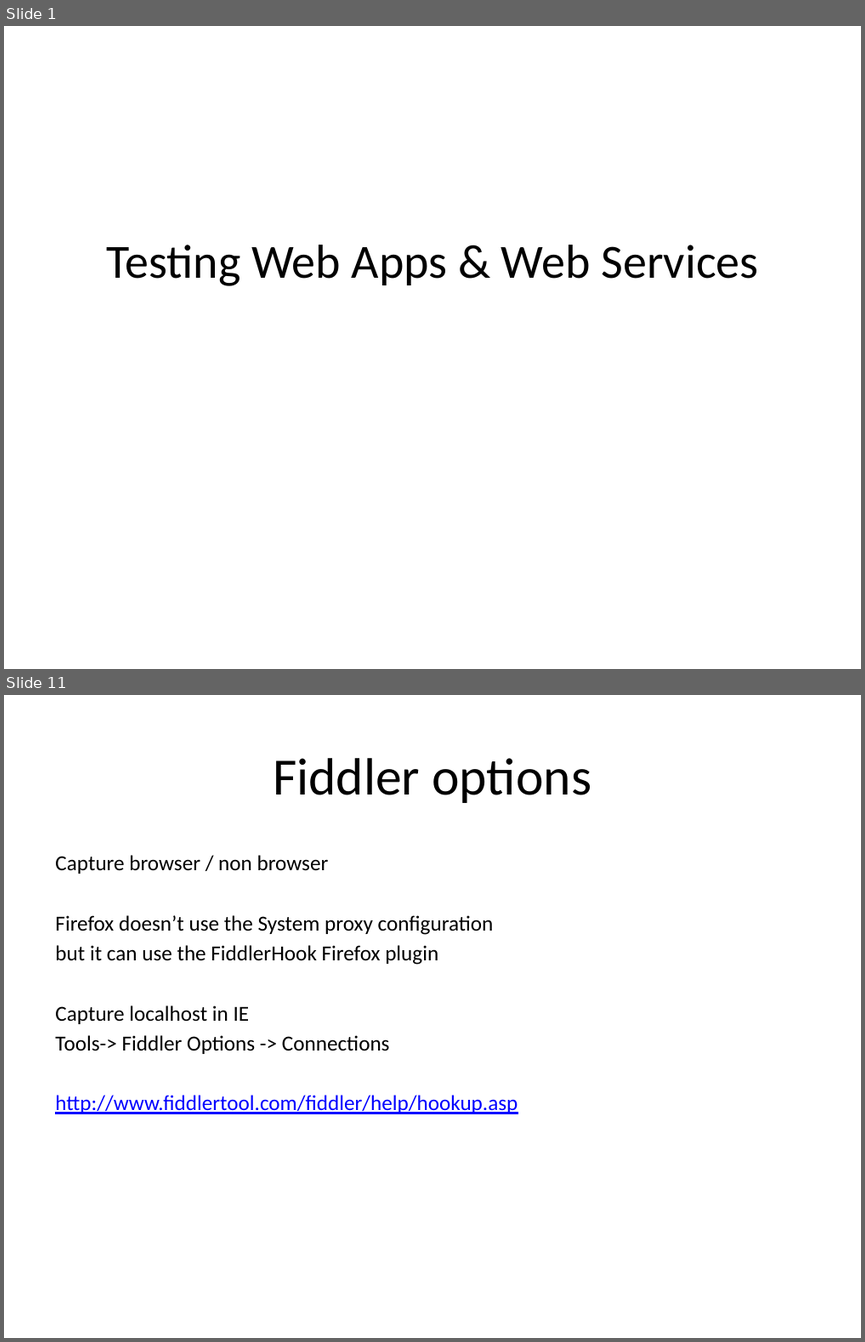
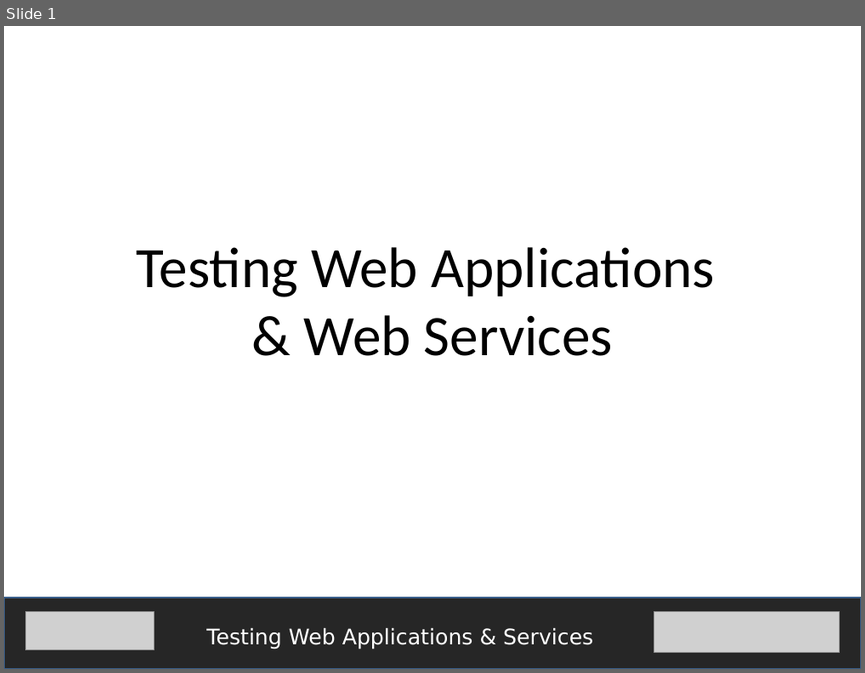
Before and after one commit to fijiaaron/testing-web-apps-and-services, a slide deck: presentations/Introduction.pptx. Shown one above the other, each under a label of ours: slides 1 and 11 before the commit, slide 1 after it; the slides between them are not shown. The pictures are 865x1342 and 865x673 pixels, drawn with LibreOffice and Linux fonts; fonts in the diff are those of the drawing; grey boxes stand for pictures. Boxes give left, top, right and bottom in pixels: in the first picture for what was removed or moved away, otherwise in the second. Text is boxed around its words. In the diff, an @@ line names an element or a change of style, - is before the commit and + after.

Commit message:
First presentation (introduction) is done except for minor edits, formatting, and pictures(?) but document still needs some work.

```diff
--- a/presentations/Introduction.pptx
+++ b/presentations/Introduction.pptx
@@ slide 11 removed at [4, 695, 861, 1338], background #FFFFFF @@
@@ title removed at [273, 758, 591, 803] @@
-Fiddler options
@@ text removed at [55, 855, 517, 1114] @@
-Capture browser / non browser
-Firefox doesn’t use the System proxy configuration
-but it can use the FiddlerHook Firefox plugin
-Capture localhost in IE
-Tools-> Fiddler Options -> Connections
-http://www.fiddlertool.com/fiddler/help/hookup.asp
@@ slide 1 changed as well @@
@@ text "Testing Web Applications" at [137, 247, 715, 356]: vertical alignment middle to top @@
@@ text at [137, 247, 715, 356]: text changed; size 40 to 48 pt @@
-Testing Web Apps & Web Services
+Testing Web Applications
+& Web Services
@@ rectangle added at [4, 597, 861, 669], fill #262626, outline #3A5F8C 2 pt @@
@@ picture added at [25, 611, 154, 650] @@
@@ picture added at [653, 611, 840, 652] @@
@@ text added at [206, 628, 593, 649], 18 pt, text #FFFFFF @@
+Testing Web Applications & Services
```
Also in this commit, not shown: 17 slides added, 12 other slides removed, 1 other file.
